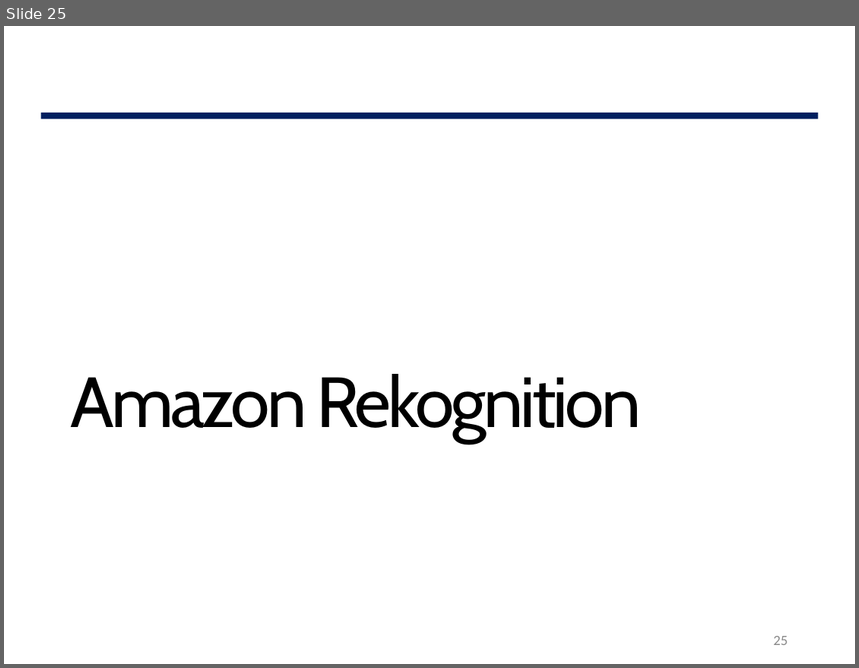
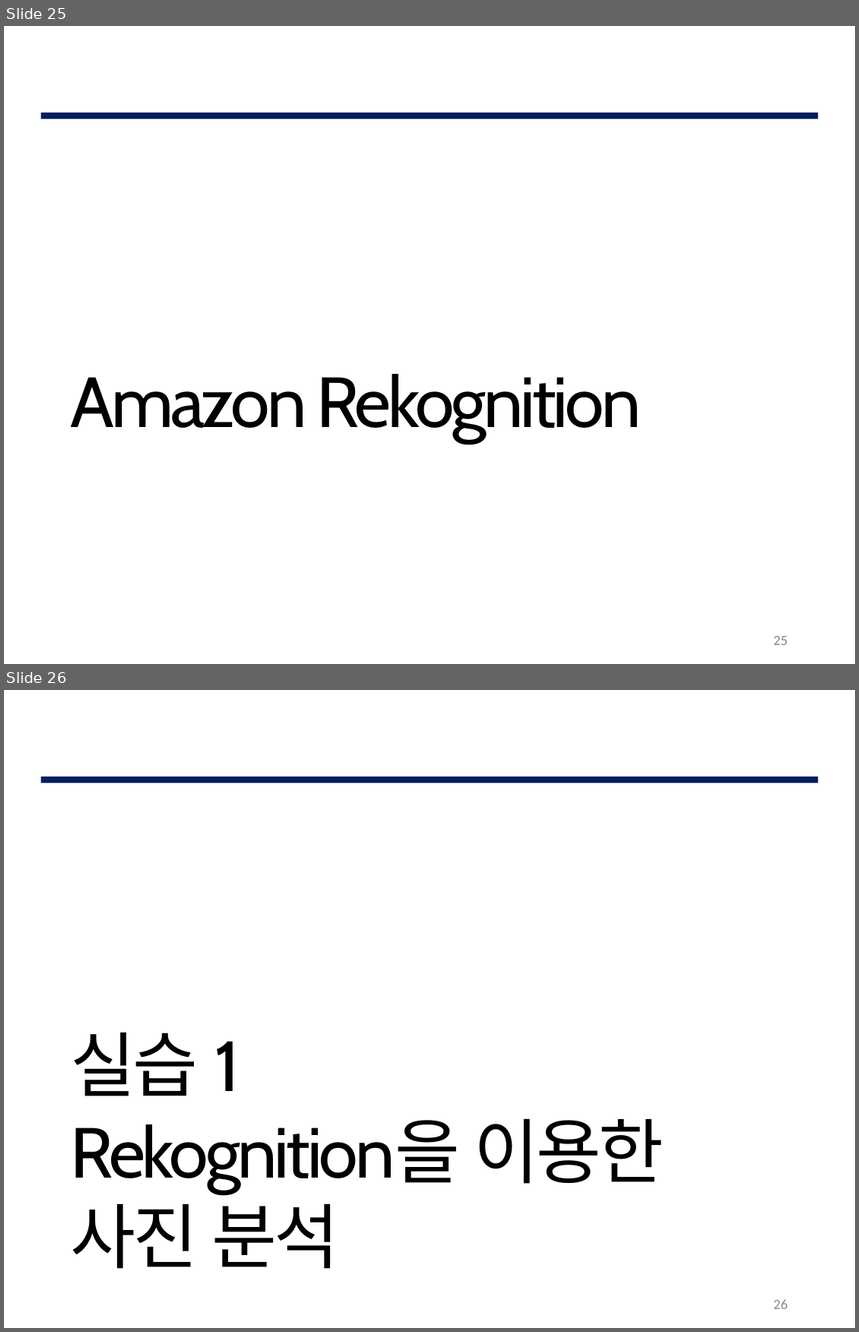
Before and after one commit to G0DCH/AWS_Rekognition_Slide, a slide deck: ppt/AWS Rekognition Slide.pptx. Shown one above the other, each under a label of ours: slide 25 before the commit, slides 25 and 26 after it. The pictures are 859x668 and 859x1332 pixels, drawn with LibreOffice and Linux fonts; fonts in the diff are those of the drawing; background and template pictures are left out. Boxes give left, top, right and bottom in pixels: in the first picture for what was removed or moved away, otherwise in the second. Text is boxed around its words. In the diff, an @@ line names an element or a change of style, - is before the commit and + after.

```diff
--- a/ppt/AWS Rekognition Slide.pptx
+++ b/ppt/AWS Rekognition Slide.pptx
@@ slide 26 added at (4,690,855,1328), background #FFFFFF; not listed: 1 template element that a slide beside it also shows @@
@@ text added at (71,1032,664,1269), 60 pt, text #000000 @@
+실습 1
+Rekognition을 이용한 사진 분석
@@ page number added at (774,1300,788,1309), 12 pt, text #888888 @@
+26
```
Also in this commit, not shown: 37 slides changed, 2 other slides added, 3 slides removed.
